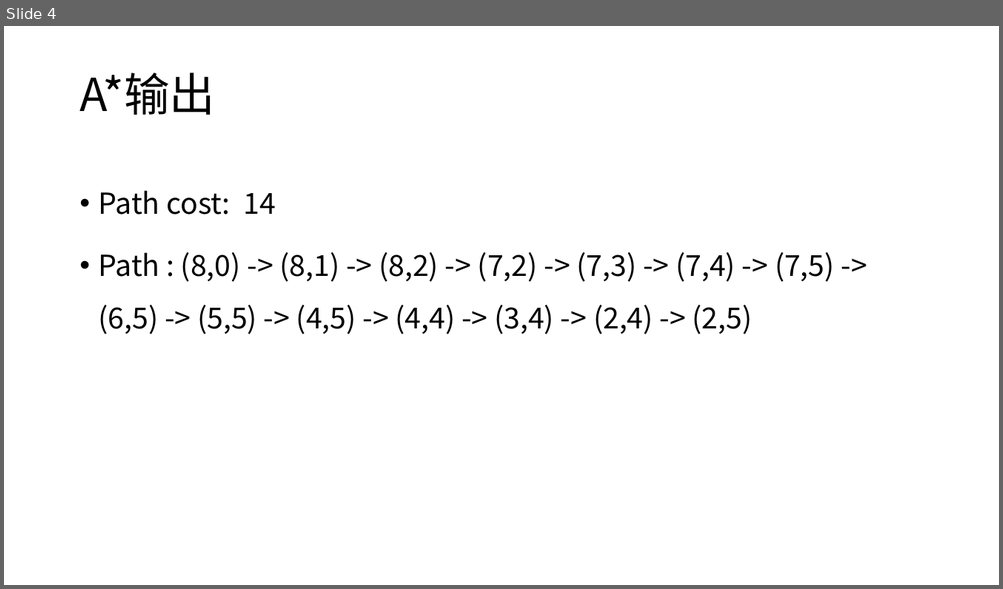
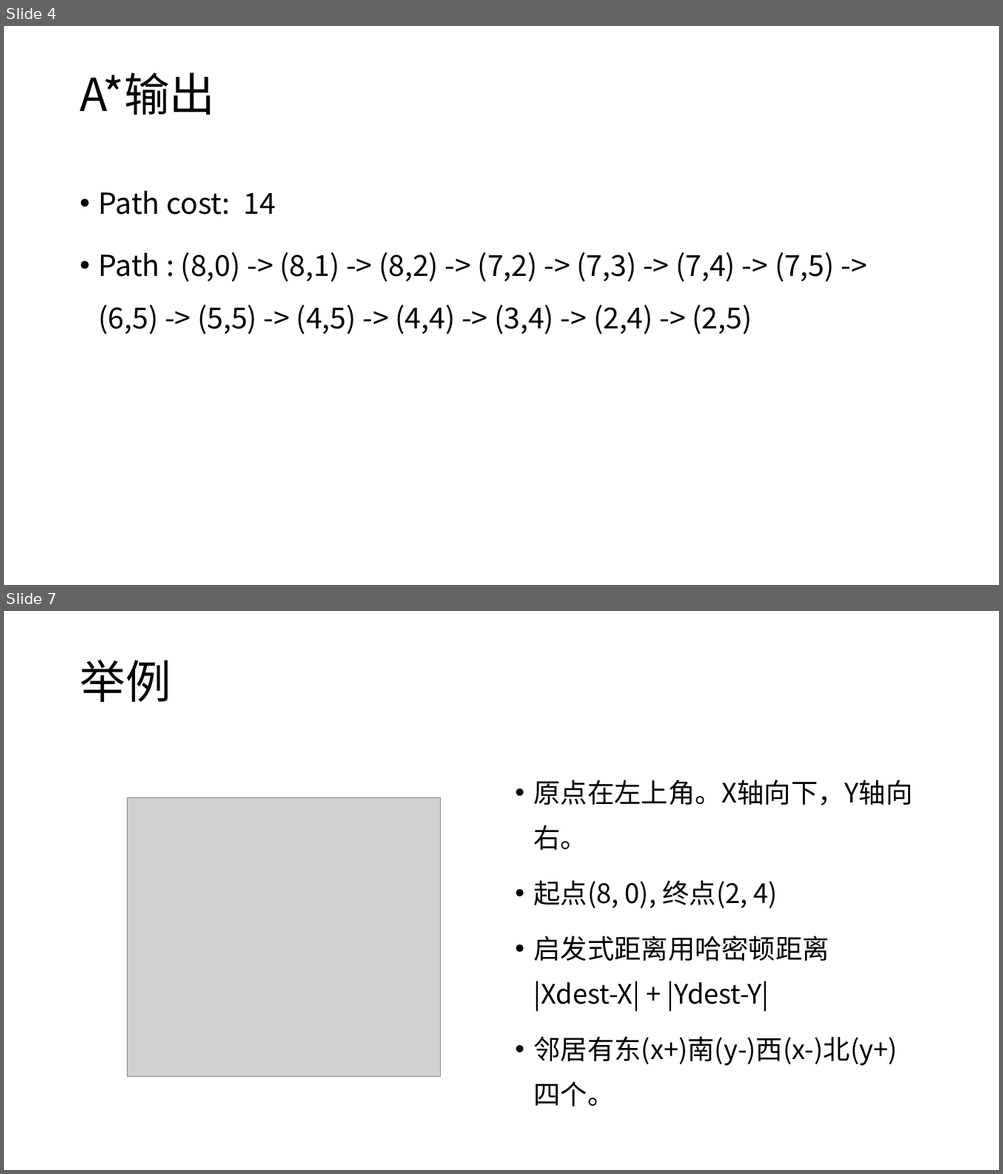
Before and after one commit to ssfc/npbenchmark, a slide deck: npbenchmark-main/MAPF/A_star.pptx. Shown one above the other, each under a label of ours: slide 4 before the commit, slides 4 and 7 after it; the slides between them are not shown. The pictures are 1003x589 and 1003x1174 pixels, drawn with LibreOffice and Linux fonts; fonts in the diff are those of the drawing; grey boxes stand for pictures. Boxes give left, top, right and bottom in pixels: in the first picture for what was removed or moved away, otherwise in the second. Text is boxed around its words. In the diff, an @@ line names an element or a change of style, - is before the commit and + after.

```diff
--- a/npbenchmark-main/MAPF/A_star.pptx
+++ b/npbenchmark-main/MAPF/A_star.pptx
@@ slide 7 added at (4,611,999,1170), background #FFFFFF @@
@@ title added at (79,660,170,702), 44 pt, text #000000 @@
+举例
@@ text added at (534,780,913,1107), 25.9 pt, text #000000 @@
+• 原点在左上角。X轴向下，Y轴向右。
+• 起点(8, 0), 终点(2, 4)
+• 启发式距离用哈密顿距离
+  |Xdest-X| + |Ydest-Y|
+• 邻居有东(x+)南(y-)西(x-)北(y+)四个。
@@ picture added at (127,798,440,1076) @@
```
Also in this commit, not shown: 1 slide changed, 8 other slides added, 9 slides removed, 4 other files.
